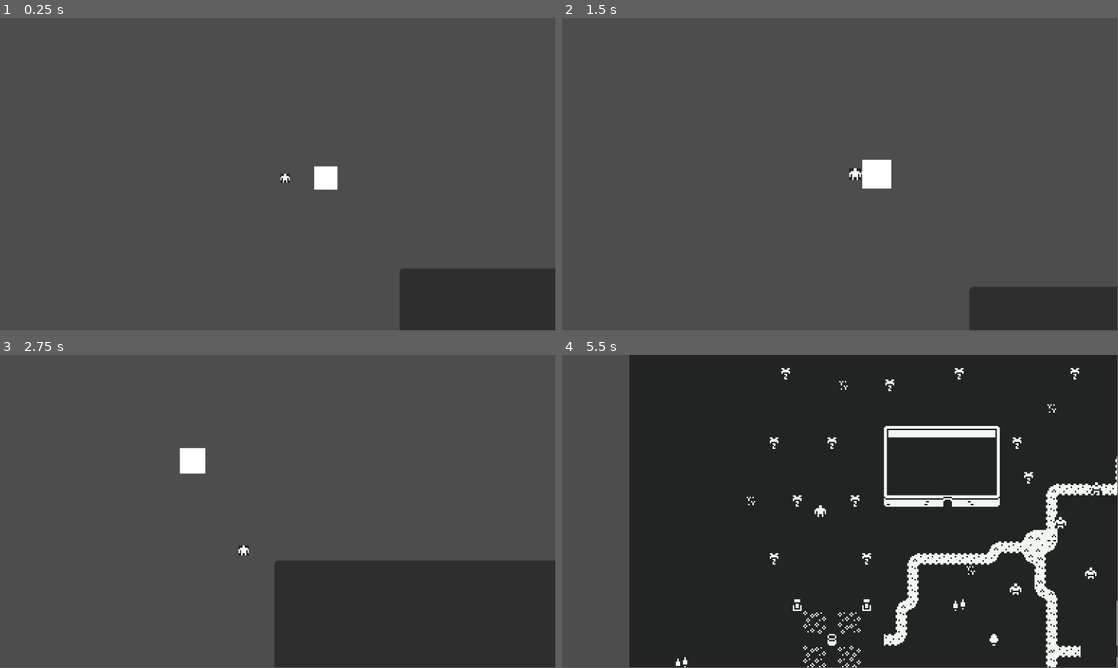
Above: before the commit, frames 1-4 (two rows, left to right).
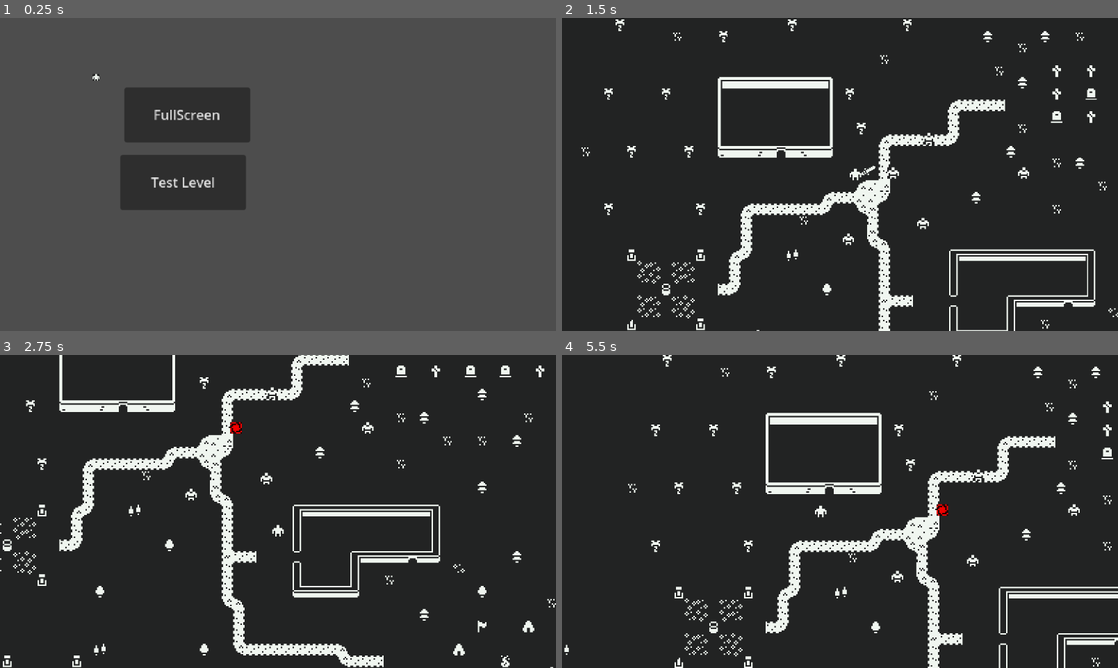
Above: after the commit, the same moments.

Repository: Moustakick/GameJam-Tension
Game: Godot game, scene res://scene/menu.tscn
Same seed, same stepped clock (60 frames per second), same inputs: the game is played once before the commit and once after it.
Inputs (mouse positions are in pixels of both pictures, inside the frame that each line leads up to):
- Up to frame 1 (0.25 s): no input
- Up to frame 2 (1.5 s): click (695, 161) at 0.5 s, where only the run after the commit has a clickable "Test Level"; move the mouse to (962, 158) at 1.27 s; hold D (right) from 1.28 s (still down); hold Space (attack_key) from 1.28 s (still down)
- Up to frame 3 (2.75 s): move the mouse to (166, 527) at 2.02 s; release D (right) at 2.03 s; release Space (attack_key) at 2.03 s; hold Down (down) from 2.03 s (still down); click (166, 527) at 2.1 s
- Up to frame 4 (5.5 s): move the mouse to (895, 442) at 2.77 s; release Down (down) at 2.78 s; hold D (right) 2.78-3.53 s; hold Space (attack_key) 2.78-3.53 s; move the mouse to (812, 574) at 3.52 s; hold W (up) 3.53-4.28 s; click (812, 574) at 3.6 s; move the mouse to (1006, 558) at 4.27 s; hold Space (attack_key) 4.28-5.03 s; hold Left (left) from 4.28 s (still down); move the mouse to (673, 464) at 5.02 s; click (673, 464) at 5.1 s
In our replay, the window is 799x449 before the commit and 800x450 after it. These sizes can differ from the game's own. Grey fills any space a smaller window leaves; there, only what the larger window draws over its background counts as a difference.

The runs differ from the first frame. In frame 1, 14% of the frame differs, in the area x 16-100%, y 17-100%; in frame 2, 96%, in the area x 0-100%, y 0-100%; in frame 3, 83%; in frame 4, 25%.

Commit message:
fin camera anchors et resolution correcte

Diff:
--- a/project.godot
+++ b/project.godot
@@ -18,7 +18,7 @@
 [display]
 
 window/size/resizable=false
-window/stretch/aspect="expand"
+window/stretch/mode="viewport"
 
 [input]
 
--- a/scene/anchor_2d.tscn
+++ b/scene/anchor_2d.tscn
@@ -12,5 +12,7 @@
 script = ExtResource("1_015mk")
 
 [node name="CollisionShape2D" type="CollisionShape2D" parent="."]
+visible = false
 shape = SubResource("RectangleShape2D_ei8m5")
+disabled = true
 debug_color = Color(0.627451, 0.529412, 0, 0.419608)
--- a/scene/menu.tscn
+++ b/scene/menu.tscn
@@ -1,53 +1,39 @@
-[gd_scene load_steps=6 format=3 uid="uid://cb2tow7m4qk7r"]
+[gd_scene load_steps=5 format=3 uid="uid://cb2tow7m4qk7r"]
 
 [ext_resource type="Script" path="res://scripts/menu.gd" id="1_qecsi"]
 [ext_resource type="PackedScene" uid="uid://dax2x8onk7n16" path="res://scene/player.tscn" id="2_pqt2h"]
 [ext_resource type="PackedScene" uid="uid://hag24t10sqiu" path="res://scene/anchor_2d.tscn" id="3_3p8tf"]
 
-[sub_resource type="RectangleShape2D" id="RectangleShape2D_h20ro"]
-
-[sub_resource type="GDScript" id="GDScript_3glyg"]
-script/source = "extends CollisionShape2D
-
-
-# Called when the node enters the scene tree for the first time.
-func _ready():
-	pass # Replace with function body.
-
-
-# Called every frame. 'delta' is the elapsed time since the previous frame.
-func _process(delta):
-	pass
-"
+[sub_resource type="RectangleShape2D" id="RectangleShape2D_wtf6i"]
+size = Vector2(586, 333)
 
 [node name="Menu" type="Node2D"]
 script = ExtResource("1_qecsi")
 
+[node name="Anchor2D" parent="." instance=ExtResource("3_3p8tf")]
+position = Vector2(277, 152)
+zoom_level = 2
+
+[node name="CollisionShape2D2" type="CollisionShape2D" parent="Anchor2D"]
+position = Vector2(15, 13)
+shape = SubResource("RectangleShape2D_wtf6i")
+
 [node name="Button" type="Button" parent="."]
-offset_left = 141.0
-offset_top = 101.0
-offset_right = 501.0
-offset_bottom = 293.0
+offset_left = 39.0
+offset_top = 102.0
+offset_right = 190.0
+offset_bottom = 168.0
 text = "Test Level"
 
+[node name="Button2" type="Button" parent="."]
+offset_left = 44.0
+offset_top = 21.0
+offset_right = 195.0
+offset_bottom = 87.0
+text = "FullScreen"
+
 [node name="Player" parent="." instance=ExtResource("2_pqt2h")]
-position = Vector2(42, 23)
-
-[node name="Area2D" type="Area2D" parent="."]
-collision_layer = 0
-collision_mask = 4
-
-[node name="CollisionShape2D" type="CollisionShape2D" parent="Area2D"]
-position = Vector2(77, 23)
-shape = SubResource("RectangleShape2D_h20ro")
-script = SubResource("GDScript_3glyg")
-
-[node name="Polygon2D" type="Polygon2D" parent="Area2D"]
-polygon = PackedVector2Array(67, 13, 67, 33, 87, 33, 87, 13)
-
-[node name="Anchor2D" parent="." instance=ExtResource("3_3p8tf")]
-position = Vector2(248, -25)
-zoom_level = 2
+position = Vector2(10, 9)
 
 [connection signal="pressed" from="Button" to="." method="_on_button_pressed"]
-[connection signal="area_entered" from="Area2D" to="." method="_on_area_2d_area_entered"]
+[connection signal="pressed" from="Button2" to="." method="_on_button_2_pressed"]
--- a/scripts/anchor_camera_2d.gd
+++ b/scripts/anchor_camera_2d.gd
@@ -38,6 +38,9 @@
 
 	arrive_to(target_position)
 
+func detach_camera():
+	_anchor_position = Vector2.ZERO
+	_target_zoom = player_zoom
 
 # Entering in an `Anchor2D` we receive the anchor object and change our `_anchor_position` and
 # `_target_zoom`
@@ -50,7 +53,6 @@
 func _on_AnchorDetector2D_anchor_detached() -> void:
 	_anchor_position = Vector2.ZERO
 	_target_zoom = player_zoom
-
 
 # Smoothly update the zoom level using a linear interpolation.
 func update_zoom() -> void:
--- a/scripts/anchor_detector_2d.gd
+++ b/scripts/anchor_detector_2d.gd
@@ -9,7 +9,6 @@
 # Called when the node enters the scene tree for the first time.
 func _ready():
 	pass # Replace with function body.
-
 
 func _on_area_entered(area: Anchor2D) -> void:
 	emit_signal("anchor_detected", area)
--- a/scripts/menu.gd
+++ b/scripts/menu.gd
@@ -18,3 +18,7 @@
 
 func _on_area_2d_area_entered(area):
 	print("Aïe")
+
+
+func _on_button_2_pressed():
+	DisplayServer.window_set_mode(DisplayServer.WINDOW_MODE_FULLSCREEN)
--- a/scripts/player.gd
+++ b/scripts/player.gd
@@ -1,3 +1,4 @@
+class_name Player
 extends CharacterBody2D
 
 @export var SPEED = 300.0
@@ -8,12 +9,14 @@
 @onready var sword_marker_key = $CenterMarkerKey/SwordMarkerKey
 @onready var center_marker_mouse = $CenterMarkerMouse
 @onready var sword_marker_mouse = $CenterMarkerMouse/SwordMarkerMouse
+@onready var anchor_camera = $AnchorCamera2D
 
 var sw
 var is_sw_key = false
 var is_sw_mouse = false
 var direction
 var last_rotation = 0
+var first_movement = false
 
 func get_input():
 	direction = Input.get_vector("left", "right", "up", "down")
@@ -34,6 +37,12 @@
 	center_marker_mouse.rotate(mouse_direction.angle())
 
 	velocity = direction * SPEED
+
+	# First movement
+	if velocity != Vector2(0,0) and first_movement == false:
+		first_movement = true
+		print("moved")
+		anchor_camera.detach_camera()
 
 func _input(event):
 	# attack with key board
